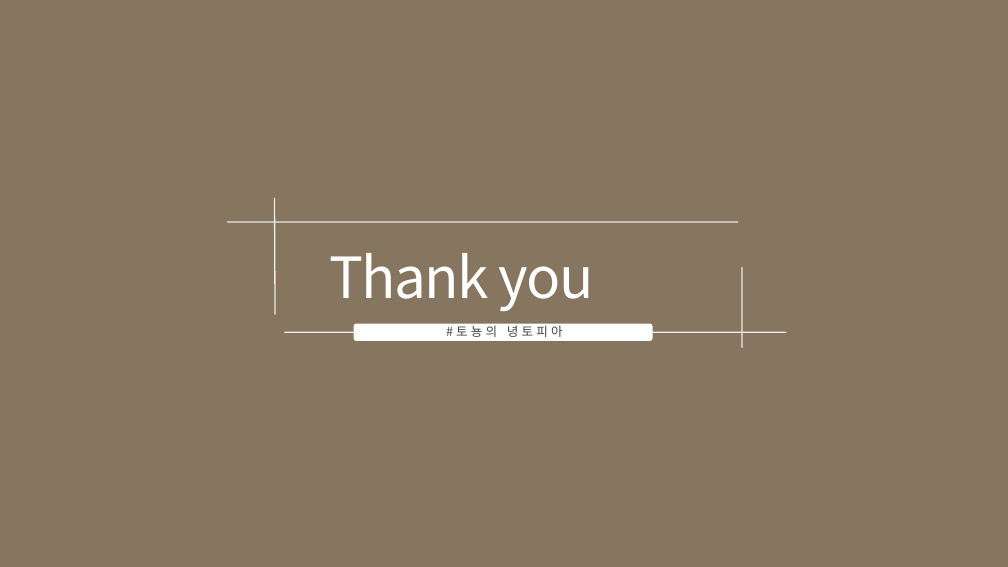
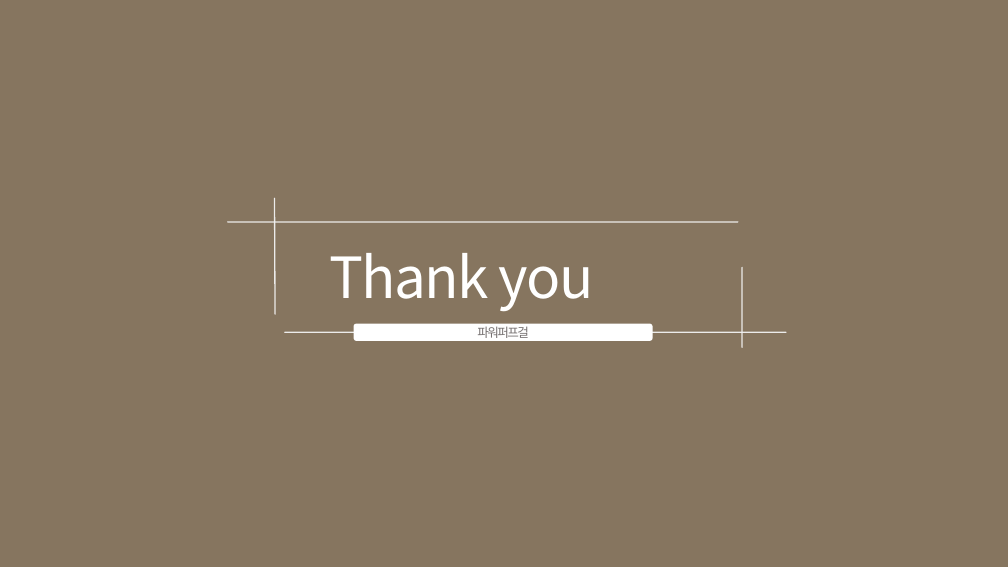
Before and after one commit to goldsun119/Graduation-Project, a slide deck: slide 11 of Document/1206 기획발표자료_03.pptx (slide 12 before the commit). Drawn at 1008x567 pixels with LibreOffice and Linux fonts; fonts in the diff are those of the drawing. Boxes give left, top, right and bottom in pixels: in the first picture for what was removed or moved away, otherwise in the second. Text is boxed around its words. In the diff, an @@ line names an element or a change of style, - is before the commit and + after.

```diff
--- a/Document/1206 기획발표자료_03.pptx
+++ b/Document/1206 기획발표자료_03.pptx
@@ text removed at (446, 323, 563, 337) @@
-#토뇽의 녕토피아
@@ text in rounded rectangle at (477, 326, 529, 338): text added @@
+파워퍼프걸
```
Also in this commit, not shown: 5 other slides changed, 4 slides added, 5 slides removed, 2 other files.
